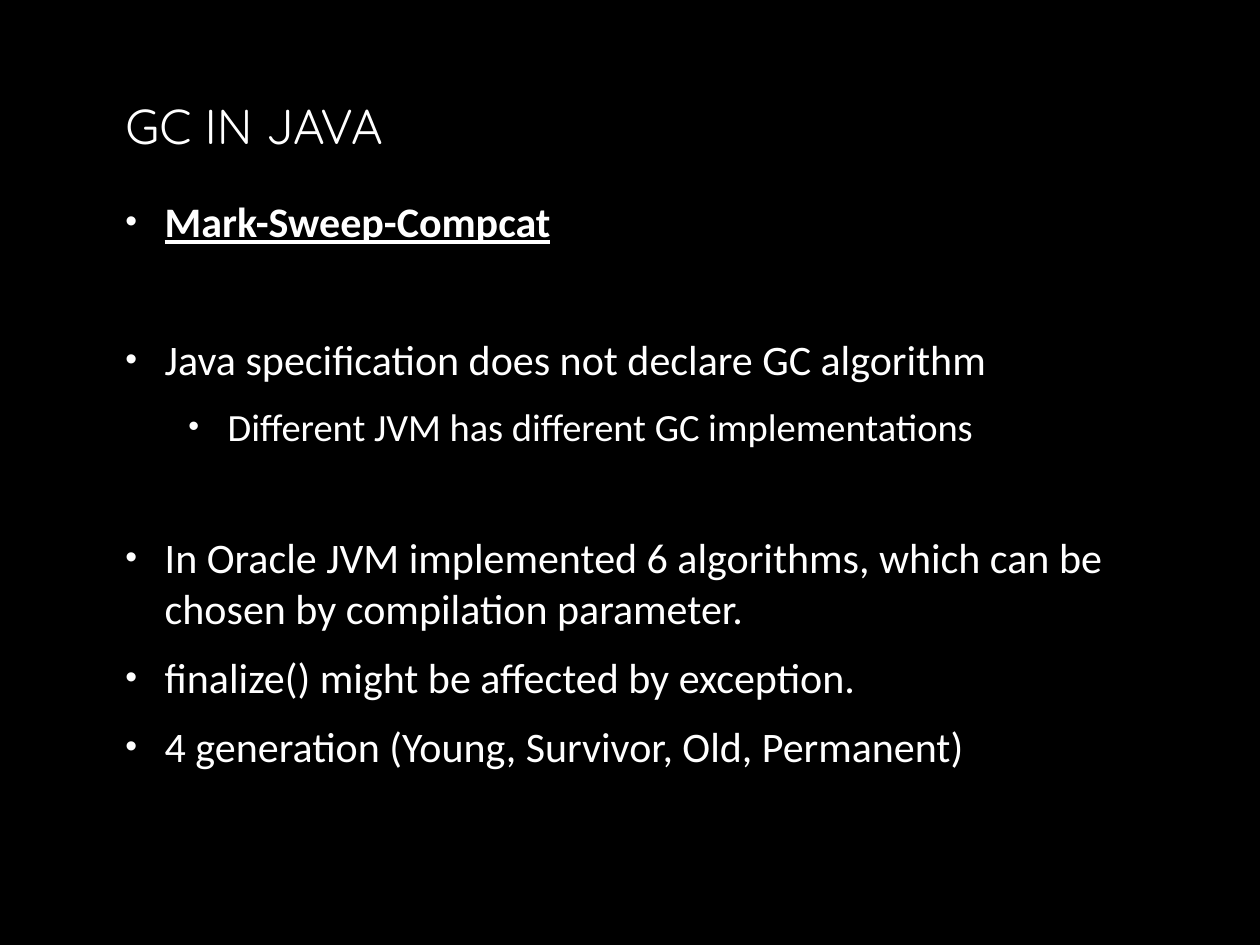
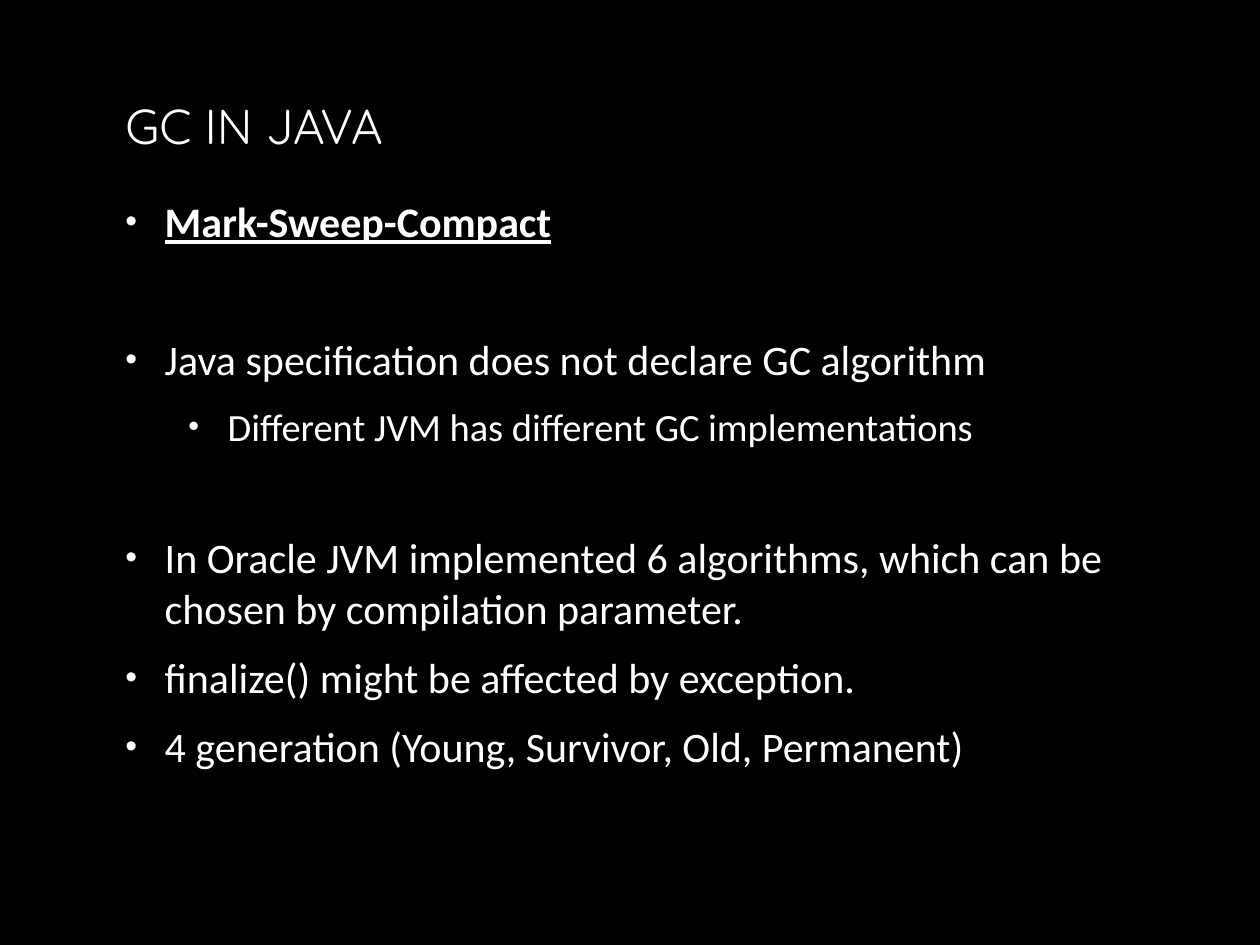
Before and after one commit to yuriyshapovalov/slides, a slide deck: slide 41 of ppt/Garbage collection in dotnet.pptx. Drawn at 1260x945 pixels with LibreOffice and Linux fonts; fonts in the diff are those of the drawing; background and template pictures are left out. Boxes give left, top, right and bottom in pixels: in the first picture for what was removed or moved away, otherwise in the second. Text is boxed around its words. In the diff, an @@ line names an element or a change of style, - is before the commit and + after.

```diff
--- a/ppt/Garbage collection in dotnet.pptx
+++ b/ppt/Garbage collection in dotnet.pptx
@@ text at box(165, 207, 551, 244): text changed @@
-• Mark-Sweep-Compcat
+• Mark-Sweep-Compact
```
Also in this commit, not shown: 1 other slide changed.
